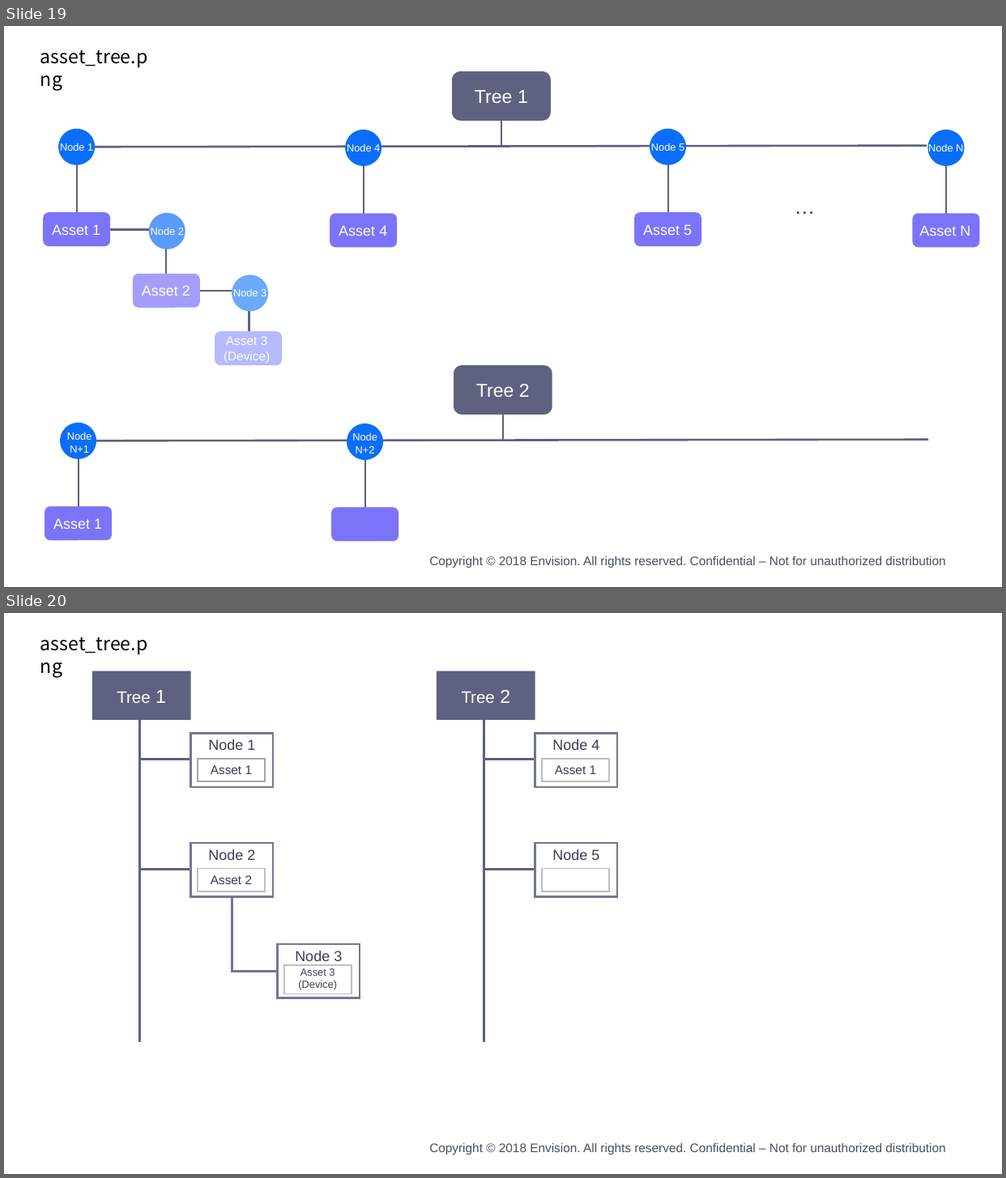
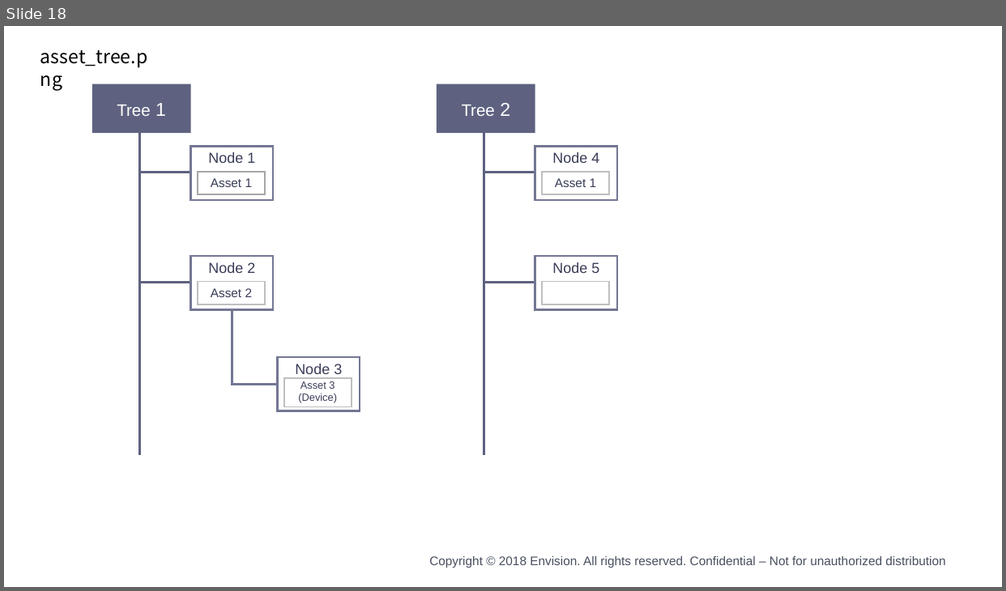
Before and after one commit to kikuchiyo/device_connection_en, a slide deck: media/device_en.pptx. Shown one above the other, each under a label of ours: slides 19 and 20 before the commit, slide 18 after it. The pictures are 1006x1178 and 1006x591 pixels, drawn with LibreOffice and Linux fonts; fonts in the diff are those of the drawing; background and template pictures are left out. Boxes give left, top, right and bottom in pixels: in the first picture for what was removed or moved away, otherwise in the second. Text is boxed around its words. In the diff, an @@ line names an element or a change of style, - is before the commit and + after.

```diff
--- a/media/device_en.pptx
+++ b/media/device_en.pptx
@@ slide 19 removed at [4,26,1002,587], background #FFFFFF; not listed: 1 template element that a slide beside it also shows @@
@@ text removed at [40,50,147,68] @@
-asset_tree.png
@@ group removed at [43,71,980,541]: 16 texts, 10 rounded rectangles, 8 corners, 8 ellipses, 4 lines @@
-Node 1
-Node 2
-Tree 1
-Asset 1
-Node 3
-Asset 2
-Asset 3
-(Device)
-Node 4
-Asset 4
-Node 5
-Asset 5
-Node N
-Asset N
-…
-Node N+1
-Tree 2
-Asset 1
-Node
-N+2
@@ what was slide 20 is now slide 18 @@
```
Also in this commit, not shown: 5 slides changed, 4 slides added, 2 other slides removed, 22 other files.
